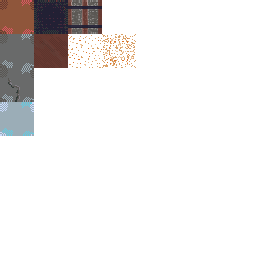
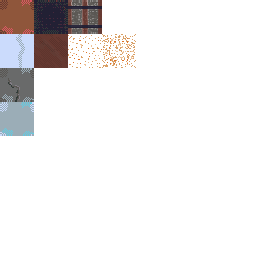
Layered file, before and after one edit (272×272). Changes by layer:
pixels changed over left=0, top=34, right=34, bottom=68 (layer not identified)
